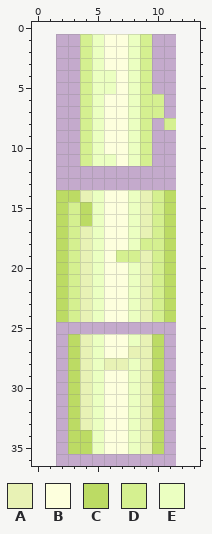
Edited in one commit: pixel-art sprite (Skills/ThundershockSurprise/ThundershockSurpriseBeam.png). This is how it looked before the edit.
The file is 20x72 pixels, drawn in blocks of 2x2; one block is one cell here. The old version is drawn lined up with the new one, on the new canvas.
Palette (. is transparent): A #e8f2b5  B #fdffdd  C #bcdb64  D #d5f090  E #ebffc1
Pixels before, first column x 2:
 1 ..DEBBED..
 2 ..DEBBED..
 3 ..DEBBED..
 4 ..DEEBED..
 5 ..DEEBED..
 6 ..DEBBEDD.
 7 ..DEBBEDD.
 8 ..DEBBED.D
 9 ..DEBBED..
10 ..DEBBED..
11 ..DEEBED..
12 ..........
13 ..........
14 CCAEBBEADC
15 CDCEBBEADC
16 CDCEBBEADC
17 CDAEBBEADC
18 CDAEBBEDDC
19 CDAEBDDADC
20 CDAEBBEADC
21 CDAEBBEADC
22 CDAEBBEADC
23 CDAEBBEADC
24 CDAEBBEADC
25 ..........
26 .CAEBBEAC.
27 .CAEBBAAC.
28 .CAEAAEAC.
29 .CAEBBEAC.
30 .CAEBBEAC.
31 .CAEBBEAC.
32 .CAEBBEAC.
33 .CAEBBEAC.
34 .CCEBBEAC.
35 .CCEBBEAC.
New version:
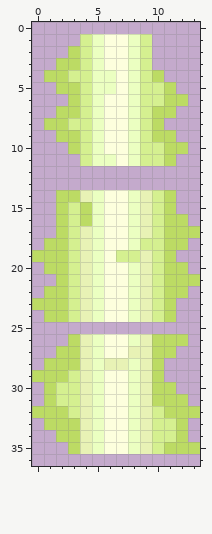
From old to new:
canvas 10x36 -> 14x37, the old top-left corner now at 2,1
Changed rows in their new state; - is an unchanged pixel.
first column x 1:
 2 --C---------
 3 -CC---------
 4 CCD------C--
 5 -CC------DC-
 6 --C-------CC
 7 -CC------CC-
 8 CCD------C.-
 9 -CC------CC-
10 --C------DCC
11 ---------DC-
first column x 0:
16 ------------C-
17 ------------CC
18 -C----------C-
19 CC------------
20 -C----------C-
21 ------------CC
22 -C----------C-
23 CC------------
24 -C------------
26 -----------CC-
27 --C--------C--
28 -CC-----------
29 CCCD----------
30 -CDD-------C--
31 -CDD-------CC-
32 CCCD------DCCC
33 -CC-------DDC-
34 --C-A-----DDC-
35 ----A-----DCCC
Pixel boxes of the changes (left, top, right, bottom) in both pictures:
added: (44, 46, 80, 154)
changed: (152, 70, 188, 166)
changed: (152, 214, 200, 454)
changed: (32, 238, 92, 454)
